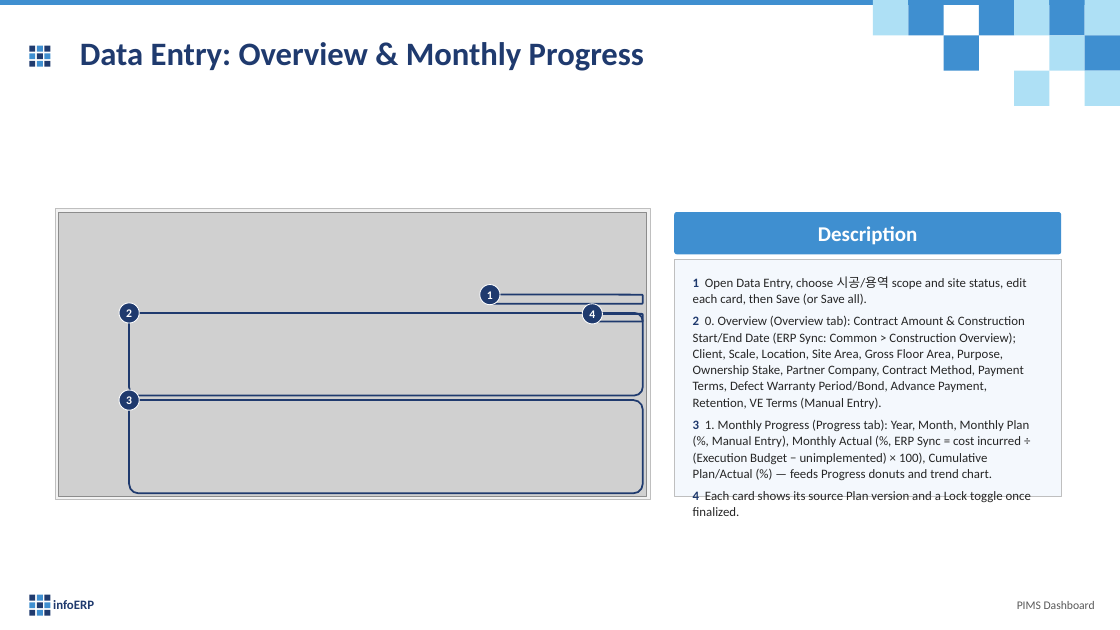
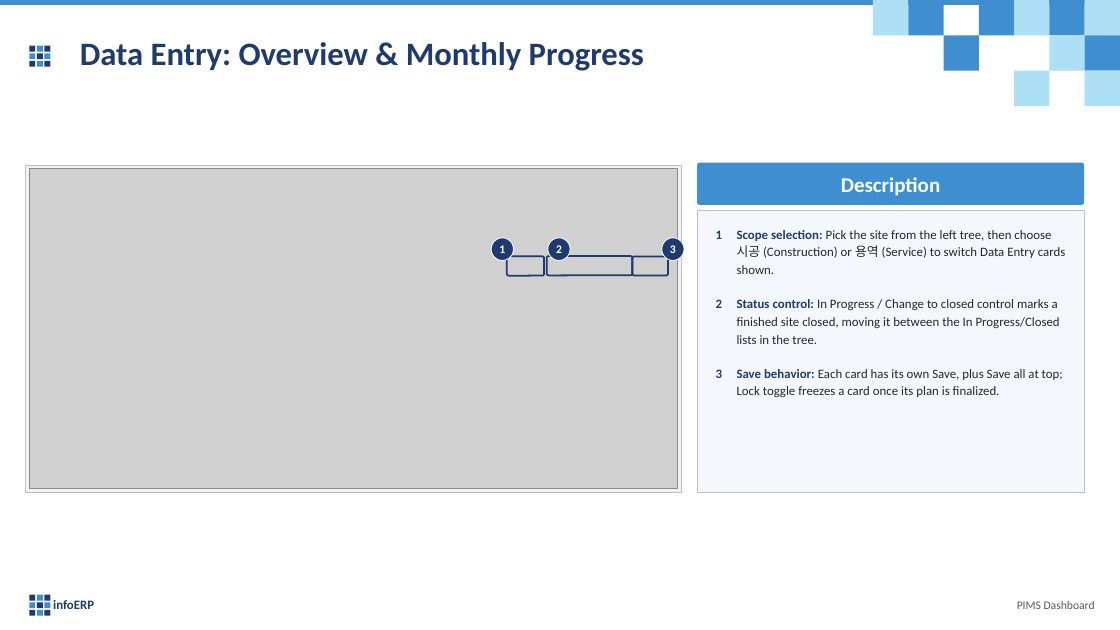
Before and after one commit to truongCLT/PIMS-DASHBOARD, a slide deck: slide 25 of docs/PIMS_Dashboard_User_Guide_Condensed.pptx (slide 23 before the commit). Drawn at 1120x630 pixels with LibreOffice and Linux fonts; fonts in the diff are those of the drawing; grey boxes stand for pictures. Boxes give left, top, right and bottom in pixels: in the first picture for what was removed or moved away, otherwise in the second. Text is boxed around its words. In the diff, an @@ line names an element or a change of style, - is before the commit and + after.

```diff
--- a/docs/PIMS_Dashboard_User_Guide_Condensed.pptx
+++ b/docs/PIMS_Dashboard_User_Guide_Condensed.pptx
@@ rectangle: place and size @@
-rectangle at [55,208,650,499]
+rectangle at [26,166,682,492]
@@ picture: place and size @@
-picture at [59,212,647,496]
+picture at [29,169,678,489]
@@ rounded rectangle "Description": place and size @@
-rounded rectangle "Description" at [675,212,1062,254]
+rounded rectangle "Description" at [697,163,1085,205]
@@ ellipse "1": place and size @@
-ellipse "1" at [480,285,500,305]
+ellipse "1" at [492,238,514,260]
@@ ellipse "2": place and size @@
-ellipse "2" at [119,303,139,323]
+ellipse "2" at [548,238,571,260]
@@ ellipse "3": place and size @@
-ellipse "3" at [119,390,139,410]
+ellipse "3" at [662,238,685,260]
@@ rectangle: place and size @@
-rectangle at [675,260,1062,497]
+rectangle at [697,210,1085,492]
@@ text at [737,230,1066,397]: text changed @@
-1 Open Data Entry, choose 시공/용역 scope and site status, edit each card, then Save (or Save all).
-2 0. Overview (Overview tab): Contract Amount & Construction Start/End Date (ERP Sync: Common > Construction Overview); Client, Scale, Location, Site Area, Gross Floor Area, Purpose, Ownership Stake, Partner Company, Contract Method, Payment Terms, Defect Warranty Period/Bond, Advance Payment, Retention, VE Terms (Manual Entry).
-3 1. Monthly Progress (Progress tab): Year, Month, Monthly Plan (%, Manual Entry), Monthly Actual (%, ERP Sync = cost incurred ÷ (Execution Budget − unimplemented) × 100), Cumulative Plan/Actual (%) — feeds Progress donuts and trend chart.
-4 Each card shows its source Plan version and a Lock toggle once finalized.
+1 Scope selection: Pick the site from the left tree, then choose 시공 (Construction) or 용역 (Service) to switch Data Entry cards shown.
+2 Status control: In Progress / Change to closed control marks a finished site closed, moving it between the In Progress/Closed lists in the tree.
+3 Save behavior: Each card has its own Save, plus Save all at top; Lock toggle freezes a card once its plan is finalized.
@@ rounded rectangle: place and size @@
-rounded rectangle at [490,295,643,304]
+rounded rectangle at [507,256,544,276]
@@ rounded rectangle added at [547,256,633,276], outline #1F3A6E 1.5 pt @@
@@ rounded rectangle: place and size @@
-rounded rectangle at [592,314,643,322]
+rounded rectangle at [633,256,668,276]
@@ rounded rectangle removed at [129,313,643,396] @@
@@ ellipse removed at [582,304,602,324] @@
-4
@@ rounded rectangle removed at [129,400,643,493] @@
```
Also in this commit, not shown: 36 other slides changed, 4 slides added, 1 slide removed, 7 other files.
